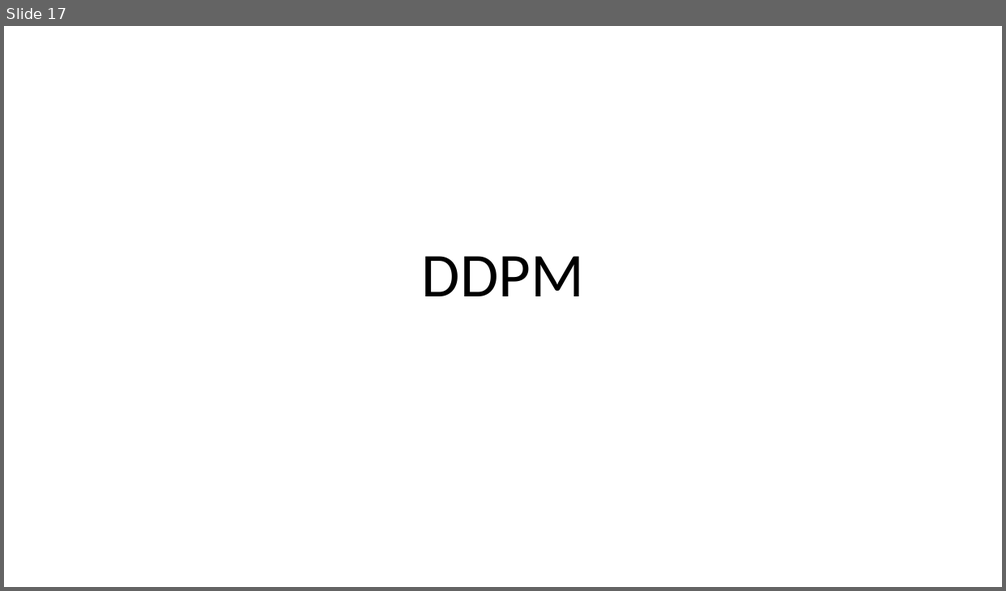
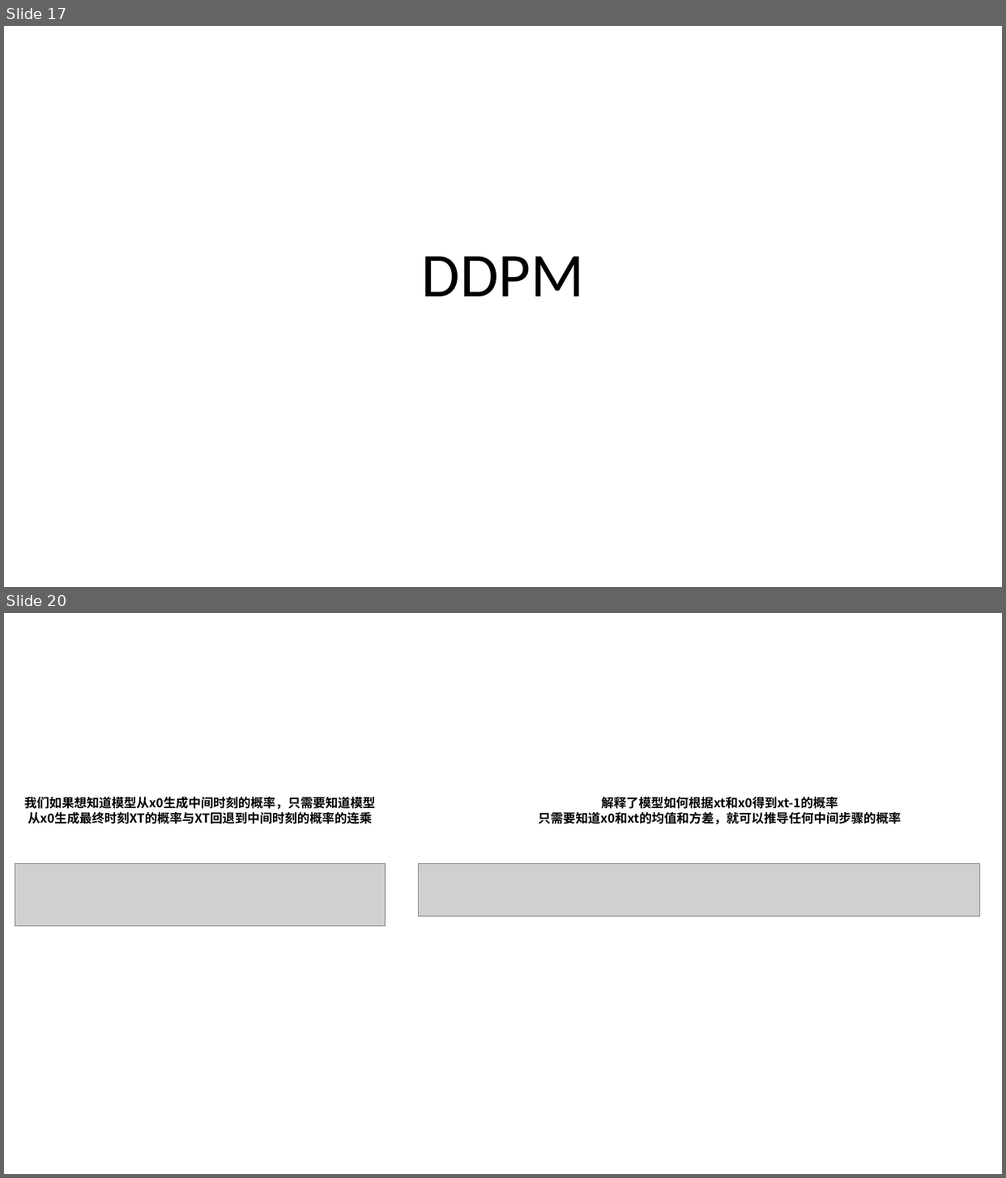
Before and after one commit to Elephant-King9/Paper, a slide deck: Base_Model/GAN+VAE+Diffusion/论文作图.pptx. Shown one above the other, each under a label of ours: slide 17 before the commit, slides 17 and 20 after it; the slides between them are not shown. The pictures are 1006x591 and 1006x1178 pixels, drawn with LibreOffice and Linux fonts; fonts in the diff are those of the drawing; grey boxes stand for pictures. Boxes give left, top, right and bottom in pixels: in the first picture for what was removed or moved away, otherwise in the second. Text is boxed around its words. In the diff, an @@ line names an element or a change of style, - is before the commit and + after.

```diff
--- a/Base_Model/GAN+VAE+Diffusion/论文作图.pptx
+++ b/Base_Model/GAN+VAE+Diffusion/论文作图.pptx
@@ slide 20 added at (4, 613, 1002, 1174), background #FFFFFF @@
@@ text added at (24, 797, 375, 824), 12 pt, text #000000, bold @@
+我们如果想知道模型从x0生成中间时刻的概率，只需要知道模型从x0生成最终时刻XT的概率与XT回退到中间时刻的概率的连乘
@@ text added at (538, 797, 901, 824), 12 pt, text #000000, bold @@
+解释了模型如何根据xt和x0得到xt-1的概率
+只需要知道x0和xt的均值和方差，就可以推导任何中间步骤的概率
@@ picture added at (15, 864, 385, 926) @@
@@ picture added at (419, 864, 980, 917) @@
```
Also in this commit, not shown: 1 slide changed, 1 other slide added, 5 other files.
